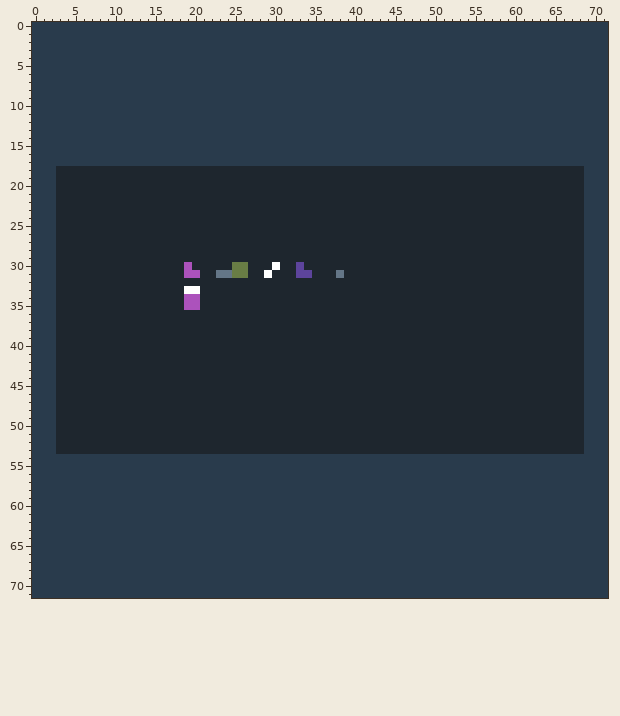
Edited in one commit: sprite sheet (009level.png). Above, as it was before the edit.
The file is 72x72 pixels. Colours within 5 levels of each other are drawn and written as one.
After:
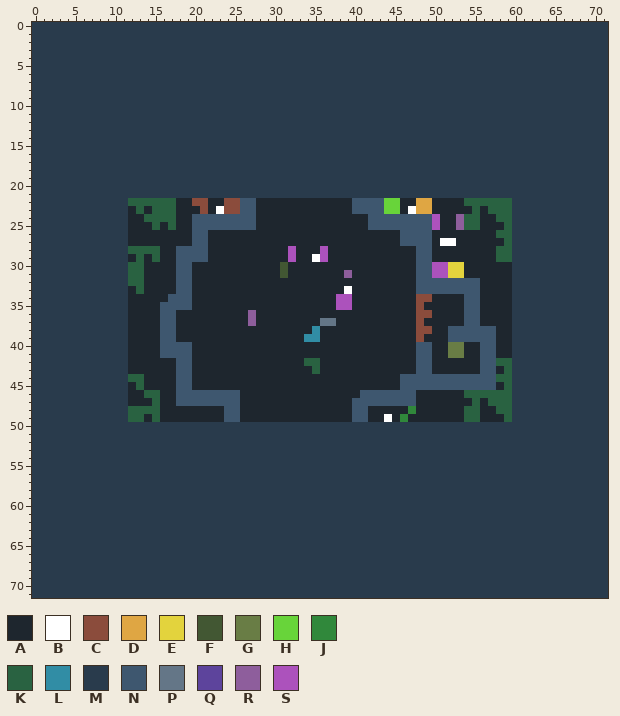
Palette (. is transparent): A #1e262e  B #ffffff  C #8b4c3c  D #dfa643  E #e3d33d  F #425733  G #697d45  H #68d43a  J #30883b  K #296241  L #318da5  M #293b4c  N #3e576f  P #647687  Q #5d449c  R #8e5e9c  S #ac52bc
Changes in this commit:
y 18..21: x 3..68 AAAAAAAAAAAAAAAAAAAAAAAAAAAAAAAAAAAAAAAAAAAAAAAAAAAAAAAAAAAAAAAAAA -> MMMMMMMMMMMMMMMMMMMMMMMMMMMMMMMMMMMMMMMMMMMMMMMMMMMMMMMMMMMMMMMMMM
y 22: x 3..17 AAAAAAAAAAAAAAA -> MMMMMMMMMKKKKKK; x 20..21 AA -> CC; x 24..27 AAAA -> CCNN; x 40..45 AAAAAA -> NNNNHH; x 48..49 AA -> DD; x 54..68 AAAAAAAAAAAAAAA -> KKKKKKMMMMMMMMM
y 23: x 3..11 AAAAAAAAA -> MMMMMMMMM; x 13 A -> K; x 15..17 AAA -> KKK; x 21 A -> C; x 23..27 AAAAA -> BCCNN; x 40..45 AAAAAA -> NNNNHH; x 47..49 AAA -> BDD; x 55 A -> K; x 57..68 AAAAAAAAAAAA -> KKKMMMMMMMMM
y 24: x 3..11 AAAAAAAAA -> MMMMMMMMM; x 14..17 AAAA -> KKKK; x 20..27 AAAAAAAA -> NNNNNNNN; x 42..50 AAAAAAAAA -> NNNNNNNNS; x 53..55 AAA -> RKK; x 58..68 AAAAAAAAAAA -> KKMMMMMMMMM
y 25: x 3..11 AAAAAAAAA -> MMMMMMMMM; x 15 A -> K; x 17 A -> K; x 20..27 AAAAAAAA -> NNNNNNNN; x 42..50 AAAAAAAAA -> NNNNNNNNS; x 53..55 AAA -> RKK; x 59..68 AAAAAAAAAA -> KMMMMMMMMM
y 26: x 3..11 AAAAAAAAA -> MMMMMMMMM; x 20..21 AA -> NN; x 46..49 AAAA -> NNNN; x 58..68 AAAAAAAAAAA -> KKMMMMMMMMM
y 27: x 3..11 AAAAAAAAA -> MMMMMMMMM; x 20..21 AA -> NN; x 46..49 AAAA -> NNNN; x 51..52 AA -> BB; x 59..68 AAAAAAAAAA -> KMMMMMMMMM
y 28: x 3..15 AAAAAAAAAAAAA -> MMMMMMMMMKKKK; x 18..21 AAAA -> NNNN; x 32 A -> S; x 36 A -> S; x 48..49 AA -> NN; x 58..68 AAAAAAAAAAA -> KKMMMMMMMMM
y 29: x 3..11 AAAAAAAAA -> MMMMMMMMM; x 13 A -> K; x 15 A -> K; x 18..21 AAAA -> NNNN; x 32 A -> S; x 35..36 AA -> BS; x 48..49 AA -> NN; x 58..68 AAAAAAAAAAA -> KKMMMMMMMMM
y 30: x 3..13 AAAAAAAAAAA -> MMMMMMMMMKK; x 18..19 AS -> NN; x 25..26 GG -> AA; x 30..31 BA -> AF; x 33 Q -> A; x 48..53 AAAAAA -> NNSSEE; x 60..68 AAAAAAAAA -> MMMMMMMMM
y 31: x 3..13 AAAAAAAAAAA -> MMMMMMMMMKK; x 18..20 ASS -> NNA; x 23..26 PPGG -> AAAA; x 29 B -> A; x 31 A -> F; x 33..34 QQ -> AA; x 38..39 PA -> AR; x 48..53 AAAAAA -> NNSSEE; x 60..68 AAAAAAAAA -> MMMMMMMMM
y 32: x 3..13 AAAAAAAAAAA -> MMMMMMMMMKK; x 18..19 AA -> NN; x 48..55 AAAAAAAA -> NNNNNNNN; x 60..68 AAAAAAAAA -> MMMMMMMMM
y 33: x 3..11 AAAAAAAAA -> MMMMMMMMM; x 13 A -> K; x 18..20 ABB -> NNA; x 39 A -> B; x 48..55 AAAAAAAA -> NNNNNNNN; x 60..68 AAAAAAAAA -> MMMMMMMMM
y 34: x 3..11 AAAAAAAAA -> MMMMMMMMM; x 17..20 AASS -> NNNA; x 38..39 AA -> SS; x 48..49 AA -> CC; x 54..55 AA -> NN; x 60..68 AAAAAAAAA -> MMMMMMMMM
y 35: x 3..11 AAAAAAAAA -> MMMMMMMMM; x 16..20 AAASS -> NNNNA; x 38..39 AA -> SS; x 48 A -> C; x 54..55 AA -> NN; x 60..68 AAAAAAAAA -> MMMMMMMMM
y 36: x 3..11 AAAAAAAAA -> MMMMMMMMM; x 16..17 AA -> NN; x 27 A -> R; x 48..49 AA -> CC; x 54..55 AA -> NN; x 60..68 AAAAAAAAA -> MMMMMMMMM
y 37: x 3..11 AAAAAAAAA -> MMMMMMMMM; x 16..17 AA -> NN; x 27 A -> R; x 36..37 AA -> PP; x 48 A -> C; x 54..55 AA -> NN; x 60..68 AAAAAAAAA -> MMMMMMMMM
y 38: x 3..11 AAAAAAAAA -> MMMMMMMMM; x 16..17 AA -> NN; x 35 A -> L; x 48..49 AA -> CC; x 52..57 AAAAAA -> NNNNNN; x 60..68 AAAAAAAAA -> MMMMMMMMM
y 39: x 3..11 AAAAAAAAA -> MMMMMMMMM; x 16..17 AA -> NN; x 34..35 AA -> LL; x 48 A -> C; x 52..57 AAAAAA -> NNNNNN; x 60..68 AAAAAAAAA -> MMMMMMMMM
y 40..41: x 3..11 AAAAAAAAA -> MMMMMMMMM; x 16..19 AAAA -> NNNN; x 48..49 AA -> NN; x 52..53 AA -> GG; x 56..57 AA -> NN; x 60..68 AAAAAAAAA -> MMMMMMMMM
y 42: x 3..11 AAAAAAAAA -> MMMMMMMMM; x 18..19 AA -> NN; x 34..35 AA -> KK; x 48..49 AA -> NN; x 56..68 AAAAAAAAAAAAA -> NNKKMMMMMMMMM
y 43: x 3..11 AAAAAAAAA -> MMMMMMMMM; x 18..19 AA -> NN; x 35 A -> K; x 48..49 AA -> NN; x 56..57 AA -> NN; x 59..68 AAAAAAAAAA -> KMMMMMMMMM
y 44: x 3..13 AAAAAAAAAAA -> MMMMMMMMMKK; x 18..19 AA -> NN; x 46..68 AAAAAAAAAAAAAAAAAAAAAAA -> NNNNNNNNNNNNKKMMMMMMMMM
y 45: x 3..11 AAAAAAAAA -> MMMMMMMMM; x 13 A -> K; x 18..19 AA -> NN; x 46..57 AAAAAAAAAAAA -> NNNNNNNNNNNN; x 59..68 AAAAAAAAAA -> KMMMMMMMMM
y 46: x 3..11 AAAAAAAAA -> MMMMMMMMM; x 14..15 AA -> KK; x 18..25 AAAAAAAA -> NNNNNNNN; x 41..47 AAAAAAA -> NNNNNNN; x 54..68 AAAAAAAAAAAAAAA -> KKKKKKMMMMMMMMM
y 47: x 3..11 AAAAAAAAA -> MMMMMMMMM; x 15 A -> K; x 18..25 AAAAAAAA -> NNNNNNNN; x 40..47 AAAAAAAA -> NNNNNNNN; x 55 A -> K; x 57..68 AAAAAAAAAAAA -> KKKMMMMMMMMM
y 48: x 3..15 AAAAAAAAAAAAA -> MMMMMMMMMKKKK; x 24..25 AA -> NN; x 40..41 AA -> NN; x 47 A -> J; x 54..55 AA -> KK; x 58..68 AAAAAAAAAAA -> KKMMMMMMMMM
y 49: x 3..13 AAAAAAAAAAA -> MMMMMMMMMKK; x 15 A -> K; x 24..25 AA -> NN; x 40..41 AA -> NN; x 44 A -> B; x 46 A -> J; x 54..55 AA -> KK; x 59..68 AAAAAAAAAA -> KMMMMMMMMM
y 50..53: x 3..68 AAAAAAAAAAAAAAAAAAAAAAAAAAAAAAAAAAAAAAAAAAAAAAAAAAAAAAAAAAAAAAAAAA -> MMMMMMMMMMMMMMMMMMMMMMMMMMMMMMMMMMMMMMMMMMMMMMMMMMMMMMMMMMMMMMMMMM
Pixel boxes of the changes (left, top, right, bottom) in both pictures:
changed: (56, 166, 584, 454)
